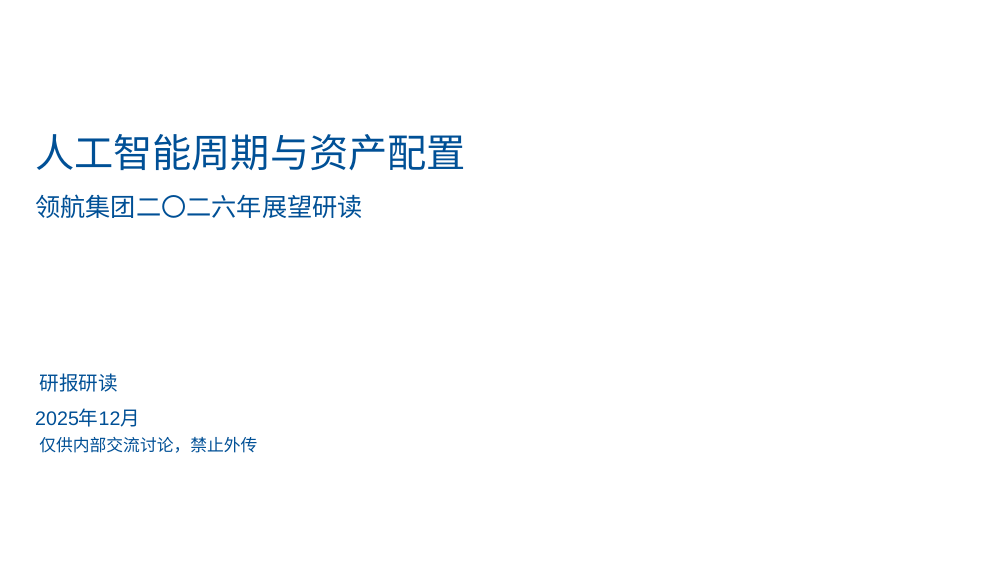
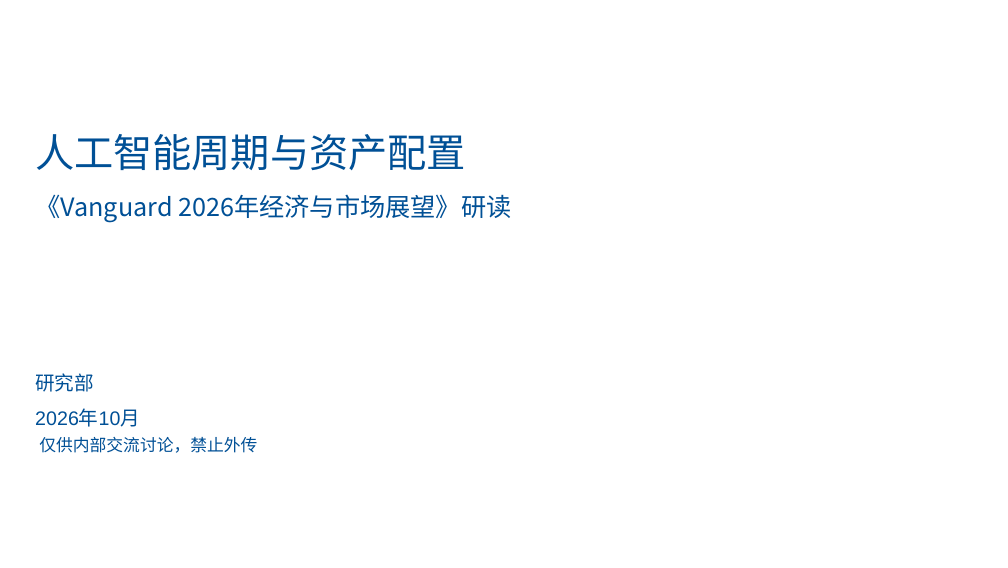
Before and after one commit to hyf901111-design/dsh-desktop, a slide deck: slide 1 of packages/dsh-research-task-runtime/assets/home-presentation/company-research-briefing.pptx. Drawn at 1008x568 pixels with LibreOffice and Linux fonts; fonts in the diff are those of the drawing; background and template pictures are left out. Boxes give left, top, right and bottom in pixels: in the first picture for what was removed or moved away, otherwise in the second. Text is boxed around its words. In the diff, an @@ line names an element or a change of style, - is before the commit and + after.

```diff
--- a/packages/dsh-research-task-runtime/assets/home-presentation/company-research-briefing.pptx
+++ b/packages/dsh-research-task-runtime/assets/home-presentation/company-research-briefing.pptx
@@ text at (x1=35, y1=194, x2=511, y2=223): text changed @@
-领航集团二〇二六年展望研读
+《Vanguard 2026年经济与市场展望》研读
@@ text at (x1=35, y1=373, x2=140, y2=427): text changed; font Noto Sans CJK SC to Arial @@
-研报研读
-2025年12月
+研究部
+2026年10月
```
Also in this commit, not shown: 19 slides added, 15 slides removed, 2 other files.
